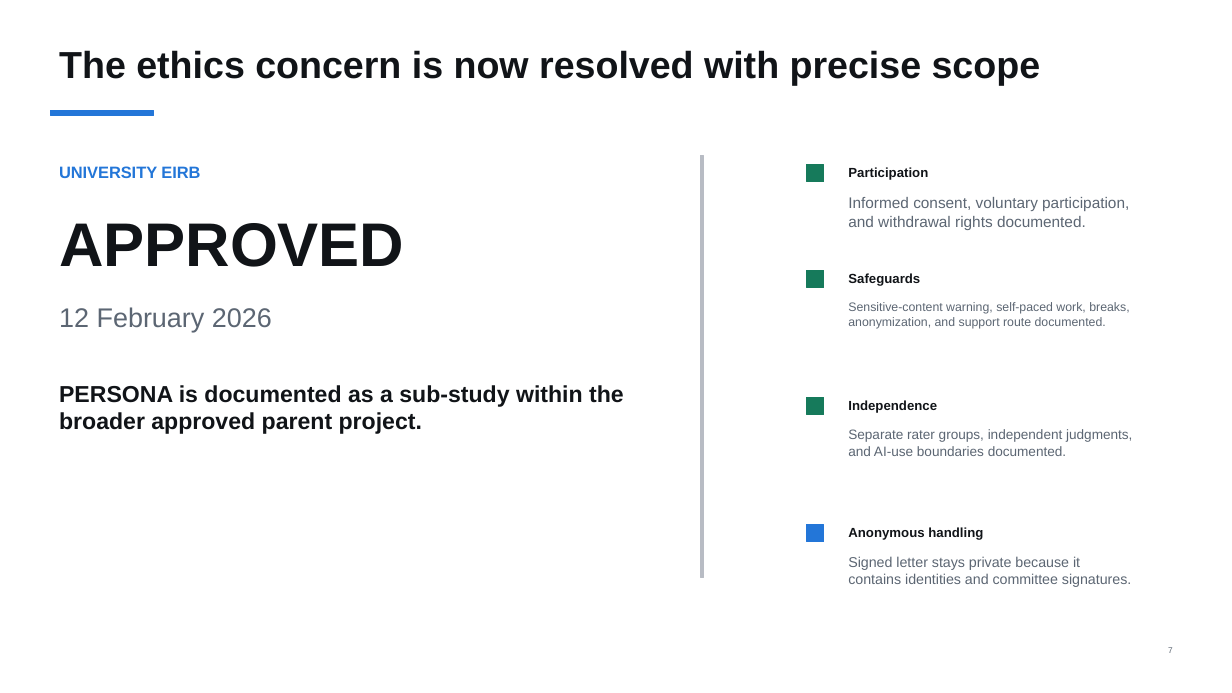
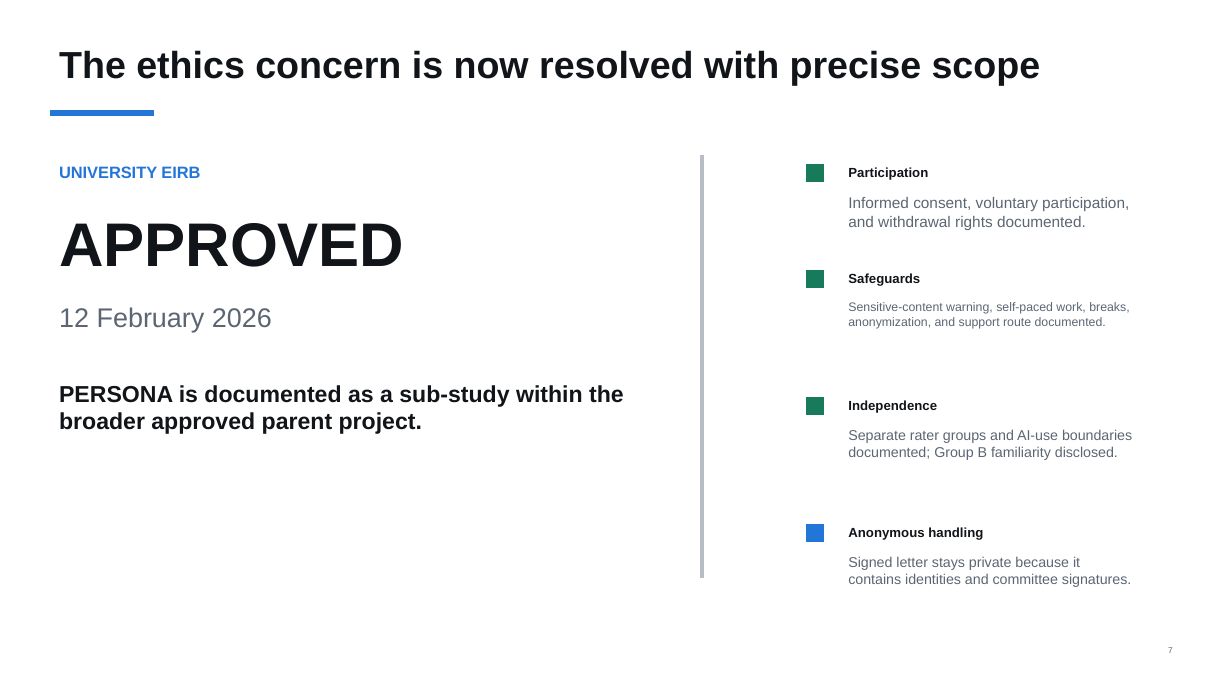
Before and after one commit to 92meharali/PERSONA-MH-CHI, a slide deck: slide 7 of presentations/PERSONA_Professor_Revision_Update.pptx. Drawn at 1232x693 pixels with LibreOffice and Linux fonts; fonts in the diff are those of the drawing. Boxes give left, top, right and bottom in pixels: in the first picture for what was removed or moved away, otherwise in the second. Text is boxed around its words. In the diff, an @@ line names an element or a change of style, - is before the commit and + after.

Commit message:
Correct annotator provenance and disclose Group B constraint

```diff
--- a/presentations/PERSONA_Professor_Revision_Update.pptx
+++ b/presentations/PERSONA_Professor_Revision_Update.pptx
@@ text at box(848, 429, 1132, 460): text changed; size 10.6 to 11.1 pt @@
-Separate rater groups, independent judgments, and AI-use boundaries documented.
+Separate rater groups and AI-use boundaries documented; Group B familiarity disclosed.
```
Also in this commit, not shown: 1 other slide changed, 11 other files.
